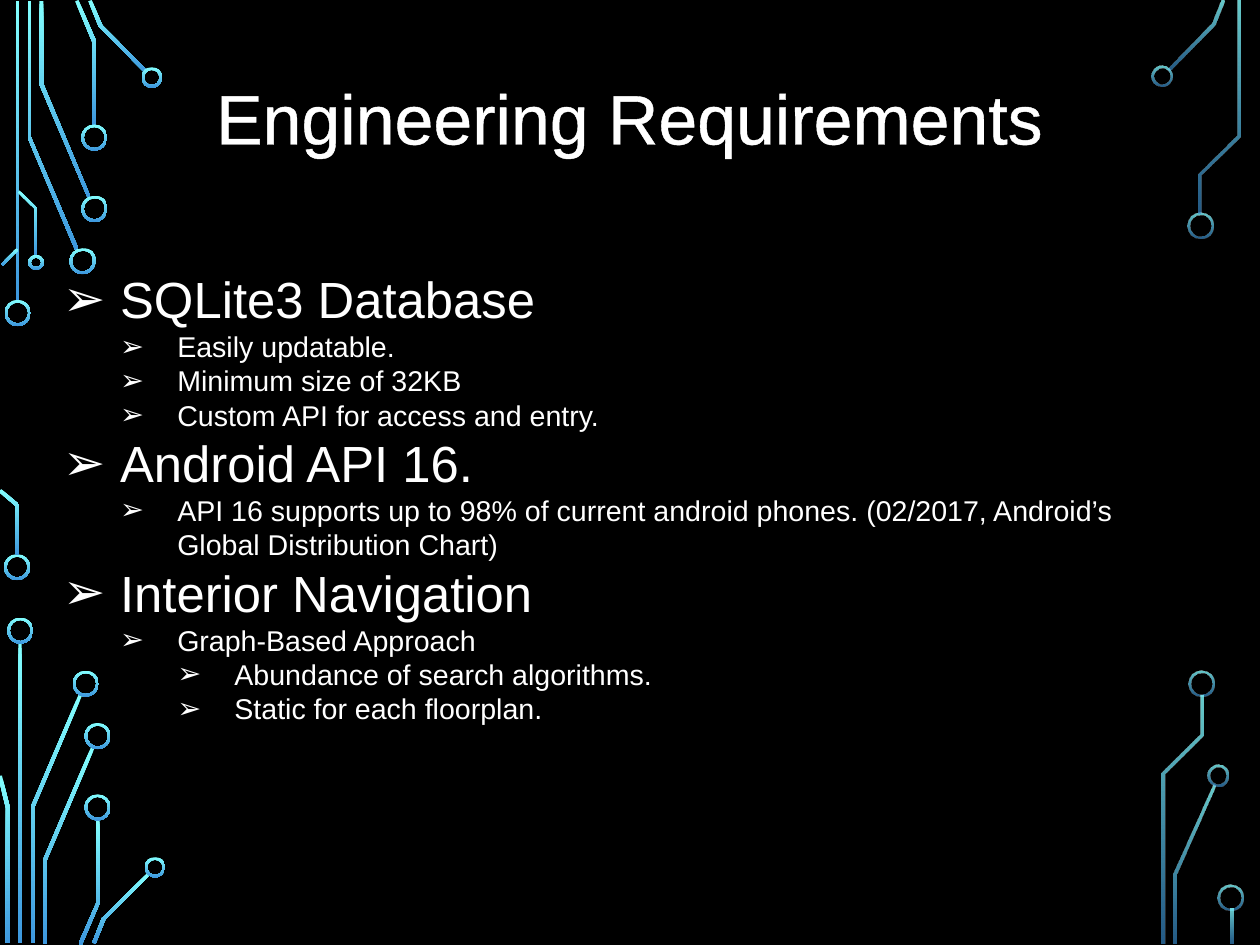
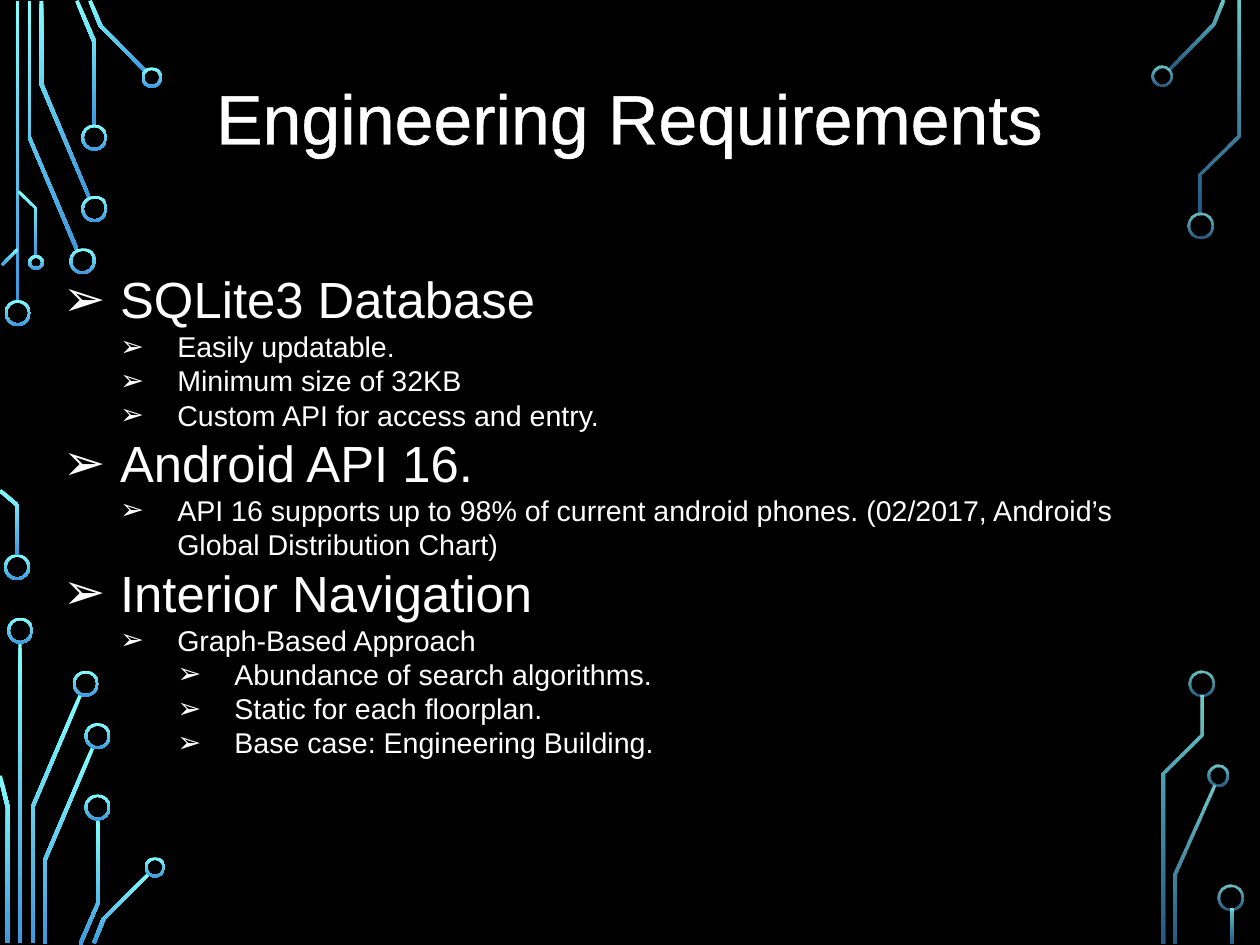
Before and after one commit to jaap15/UAH_APP, a slide deck: slide 6 of documentation/CPE496 PDR Slides.pptx. Drawn at 1260x945 pixels with LibreOffice and Linux fonts; fonts in the diff are those of the drawing; background and template pictures are left out. Boxes give left, top, right and bottom in pixels: in the first picture for what was removed or moved away, otherwise in the second. Text is boxed around its words. In the diff, an @@ line names an element or a change of style, - is before the commit and + after.

```diff
--- a/documentation/CPE496 PDR Slides.pptx
+++ b/documentation/CPE496 PDR Slides.pptx
@@ text at [234,732,654,759]: paragraph added @@
+    ➢ Base case: Engineering Building.
```
Also in this commit, not shown: 2 other slides changed.
